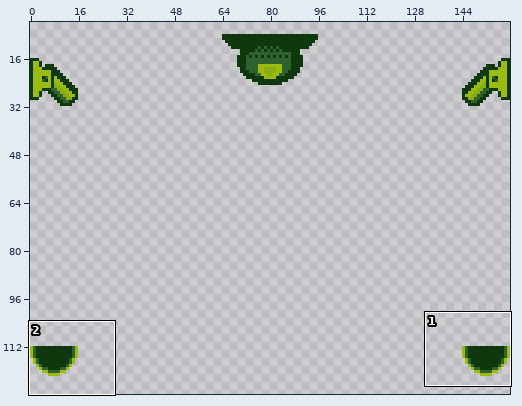
Two versions of one sprite sheet, project/assets/sprites/char/boss/boss.png. The first picture is a wide view before the edit; the outline marks the close-up.
Close-up. First the earlier version:
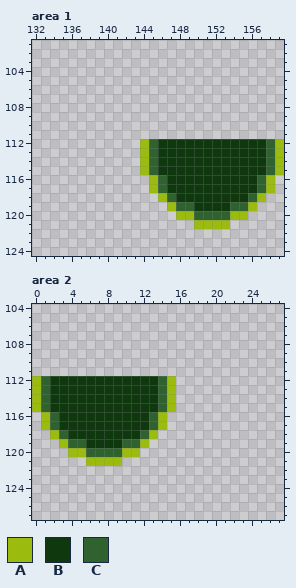
The file is 160x144 pixels. Shown: area 1: x 132..159, y 101..124; area 2: x 0..27, y 104..127. The wide view leaves out empty margins.
Palette (. is transparent): A #9bbc0f  B #0f380f  C #306230
Pixels before, area 1, first column x 144:
112 ACBBBBBBBBBBBBCA
113 ACBBBBBBBBBBBBCA
114 ACBBBBBBBBBBBBCA
115 ACBBBBBBBBBBBBCA
116 .ACBBBBBBBBBBCA.
117 .ACBBBBBBBBBBCA.
118 ..ACBBBBBBBBCA..
119 ...ACCBBBBCCA...
120 ....AACCCCAA....
121 ......AAAA......
Pixels before, area 2, first column x 0:
112 ACBBBBBBBBBBBBCA
113 ACBBBBBBBBBBBBCA
114 ACBBBBBBBBBBBBCA
115 ACBBBBBBBBBBBBCA
116 .ACBBBBBBBBBBCA.
117 .ACBBBBBBBBBBCA.
118 ..ACBBBBBBBBCA..
119 ...ACCBBBBCCA...
120 ....AACCCCAA....
121 ......AAAA......
Now the later version:
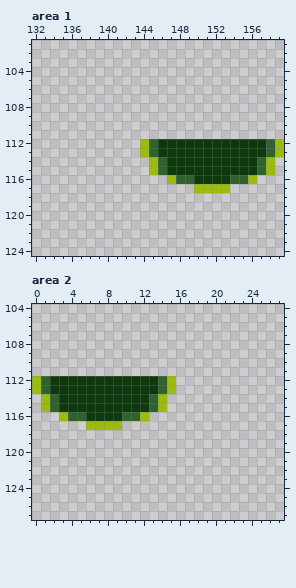
The edit:
Area 1:
Colour B becomes colour A in row 116 at x 147 and 156; in row 117 at x 150 to 153.
Colour C becomes colour A in rows 114 to 115 at x 145 and 158.
Colour B becomes colour C in rows 114 to 115 at x 146 and 157; in row 116 at x 148 to 149 and 154 to 155.
Colour A is removed in rows 114 to 115 at x 144 and 159; in rows 116 to 117 at x 145 and 158; in row 118 at x 146 and 157; in row 119 at x 147 and 156; in row 120 at x 148 to 149 and 154 to 155; in row 121 at x 150 to 153.
Colour B is removed in row 117 at x 147 to 149 and 154 to 156; in row 118 at x 148 to 155; in row 119 at x 150 to 153.
Colour C is removed in rows 116 to 117 at x 146 and 157; in row 118 at x 147 and 156; in row 119 at x 148 to 149 and 154 to 155; in row 120 at x 150 to 153.
Area 2:
Colour B becomes colour A in row 116 at x 3 and 12; in row 117 at x 6 to 9.
Colour C becomes colour A in rows 114 to 115 at x 1 and 14.
Colour B becomes colour C in rows 114 to 115 at x 2 and 13; in row 116 at x 4 to 5 and 10 to 11.
Colour A is removed in rows 114 to 115 at x 0 and 15; in rows 116 to 117 at x 1 and 14; in row 118 at x 2 and 13; in row 119 at x 3 and 12; in row 120 at x 4 to 5 and 10 to 11; in row 121 at x 6 to 9.
Colour B is removed in row 117 at x 3 to 5 and 10 to 12; in row 118 at x 4 to 11; in row 119 at x 6 to 9.
Colour C is removed in rows 116 to 117 at x 2 and 13; in row 118 at x 3 and 12; in row 119 at x 4 to 5 and 10 to 11; in row 120 at x 6 to 9.
Boxes around the changes in both close-ups, in picture pixels (x1, y1, x2, y2):
changed: (140, 157, 284, 229)
changed: (32, 394, 176, 466)
